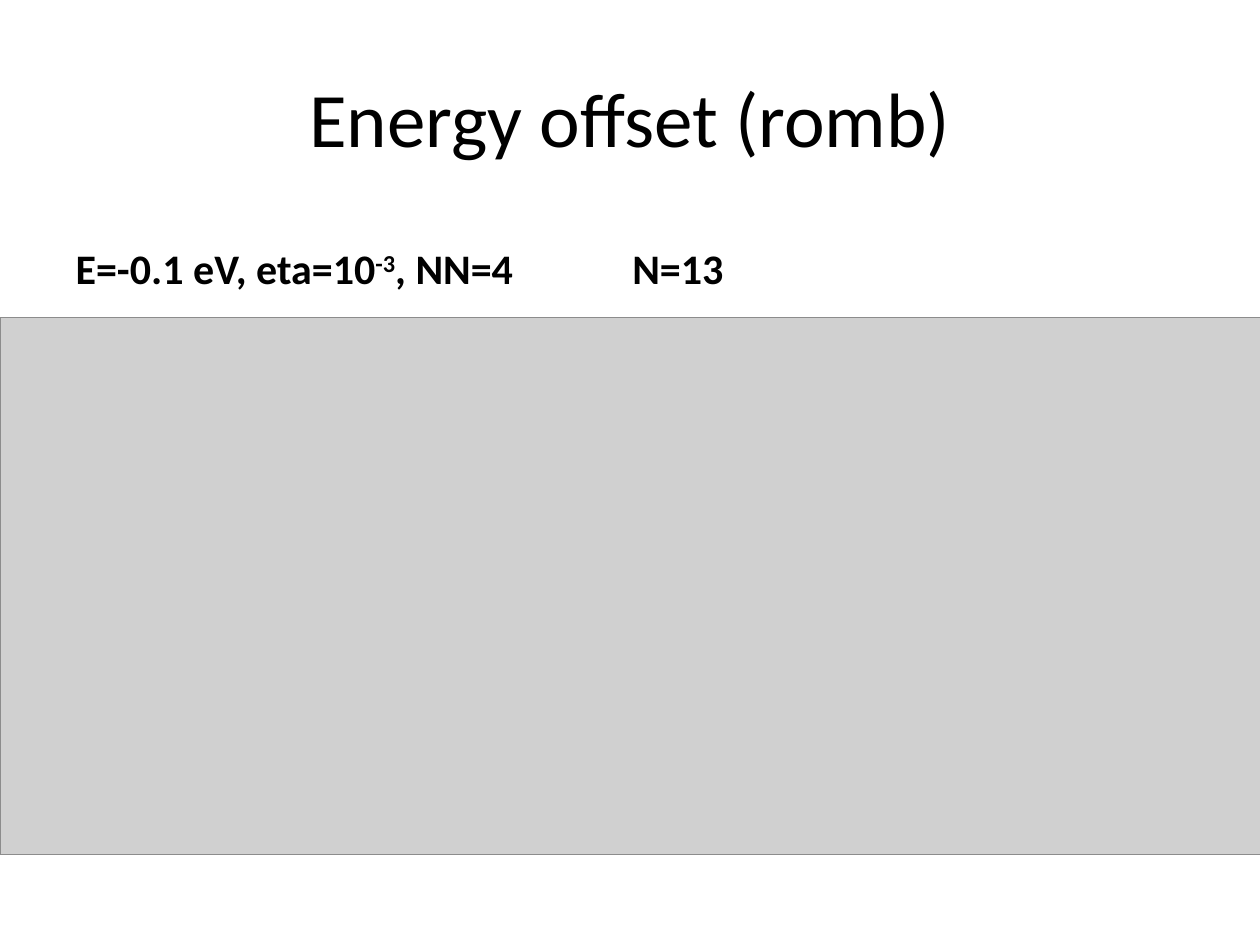
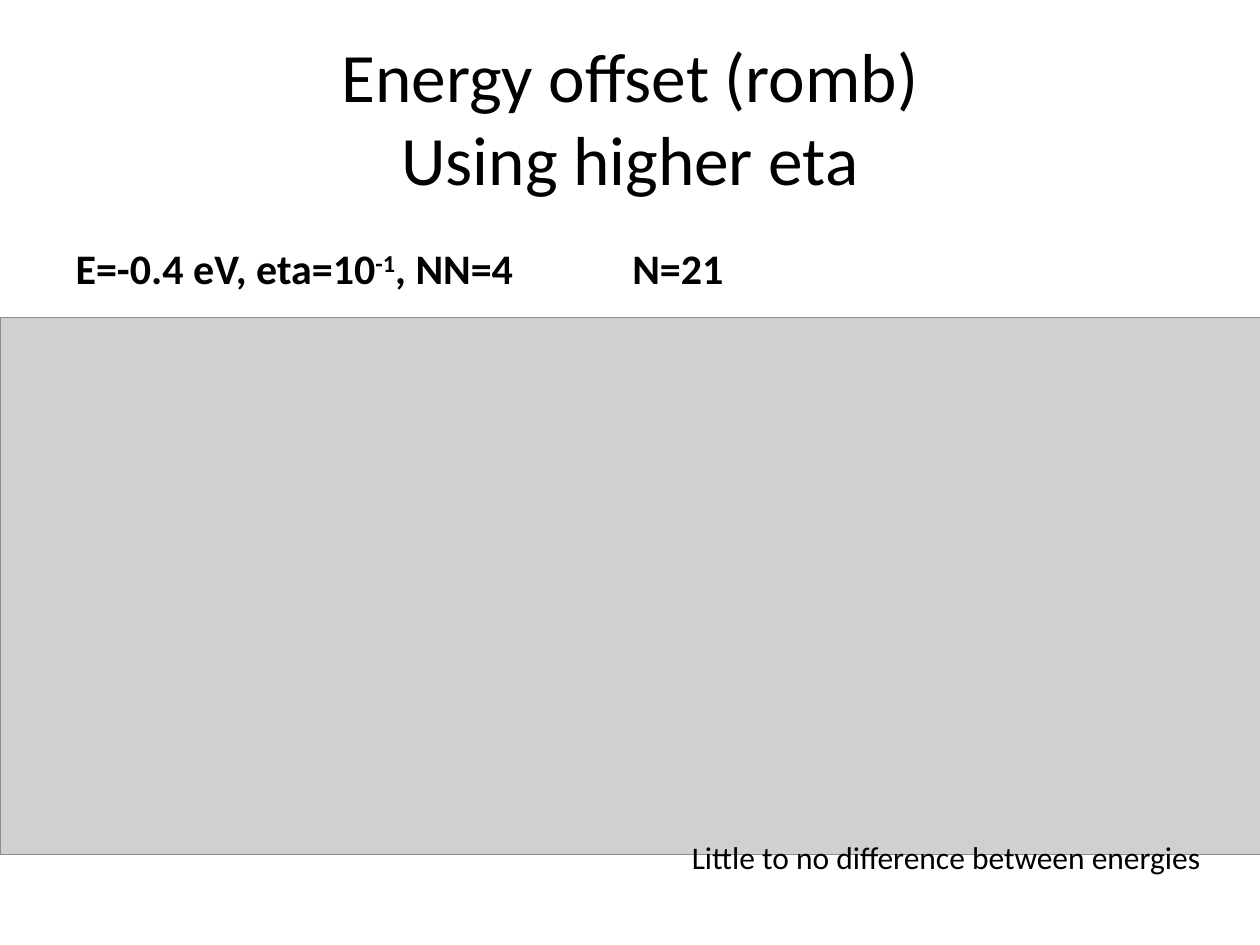
Before and after one commit to BastianValhoj/QTM-ML, a slide deck: slide 19 of meeting_notes/presentation.pptx (slide 9 before the commit). Drawn at 1260x945 pixels with LibreOffice and Linux fonts; fonts in the diff are those of the drawing; grey boxes stand for pictures. Boxes give left, top, right and bottom in pixels: in the first picture for what was removed or moved away, otherwise in the second. Text is boxed around its words. In the diff, an @@ line names an element or a change of style, - is before the commit and + after.

```diff
--- a/meeting_notes/presentation.pptx
+++ b/meeting_notes/presentation.pptx
@@ title at box(341, 51, 918, 197): text changed; size 44 to 39.6 pt @@
-Energy offset (romb)
+Energy offset (romb)
+Using higher eta
@@ text at box(76, 256, 513, 290): text changed @@
-E=-0.1 eV, eta=10-3, NN=4
+E=-0.4 eV, eta=10-1, NN=4
@@ text at box(632, 256, 723, 284): text changed @@
-N=13
+N=21
@@ text added at box(692, 847, 1200, 876), 18 pt, text #000000 @@
+Little to no difference between energies
```
Also in this commit, not shown: 22 other slides changed, 7 slides added, 2 slides removed.
